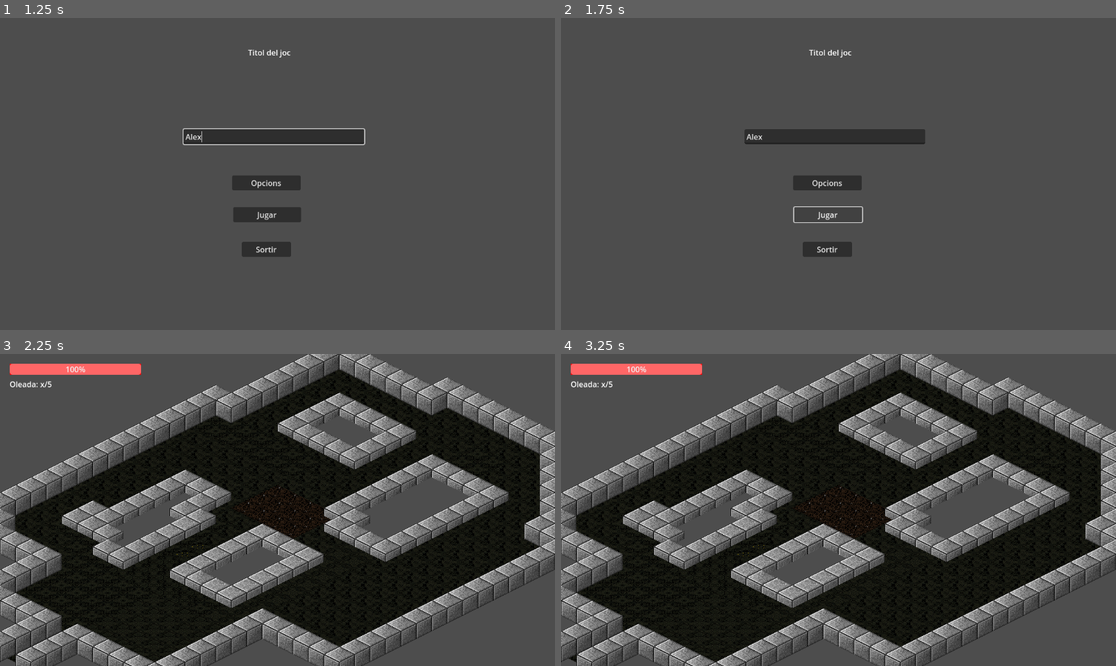
Above: before the commit, frames 1-4 (two rows, left to right).
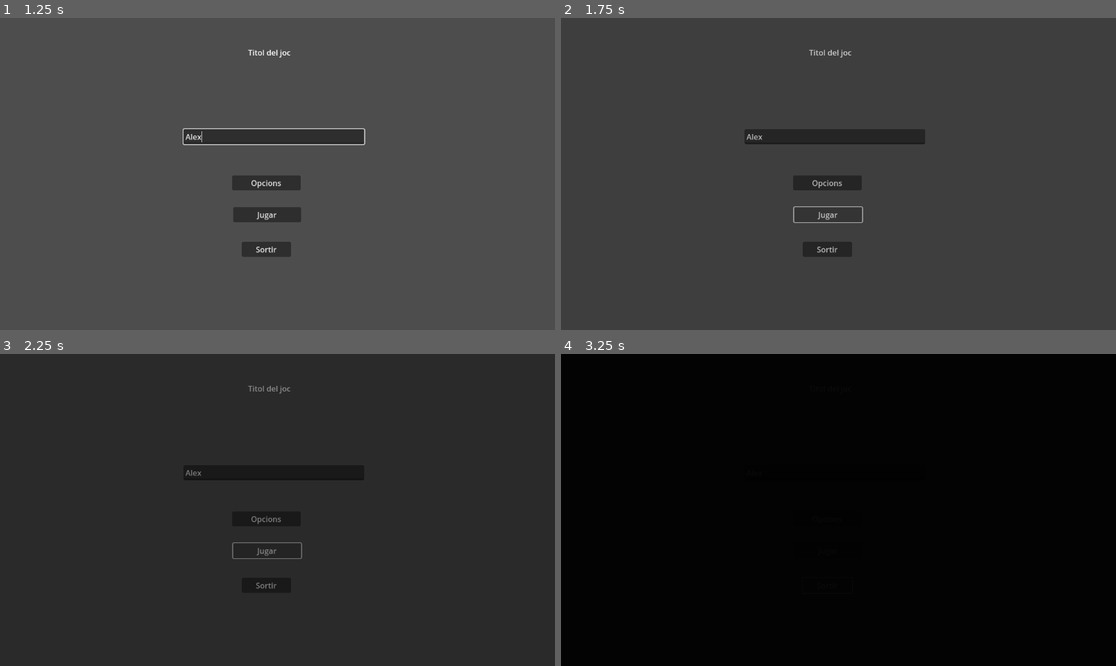
Above: after the commit, the same moments.

Repository: alzaaa6/practica4_Godot
Game: Godot game, scene res://SCENES/PantallaInici.tscn
Two runs of this game, one before a commit and one after it. Both use one fixed random seed, a clock stepped at 60 frames per second and the inputs below. Sound files missing from this copy of the repository are replaced by a short silence.
Inputs (mouse positions are in pixels of both pictures, inside the frame that each line leads up to):
- Up to frame 1 (1.25 s): click (271, 136) at 0.52 s; type "Alex" at 0.6 s
- Up to frame 2 (1.75 s): click "Jugar" at 1.25 s
- Up to frame 3 (2.25 s): click (266, 550) at 2 s, where only the run after the commit has a clickable "Jugar"
- Up to frame 4 (3.25 s): click (827, 584) at 2.75 s, where only the run after the commit has a clickable "Sortir"

Frame 1 is identical in both runs. In frame 2, 0.3% of the frame differs, in the area x 33-55%, y 10-76%; in frame 3, 84%, in the area x 0-100%, y 0-100%; in frame 4, 70%.

Commit message:
Soroll i animació play fetes

Diff:
--- a/SCENES/PantallaInici.tscn
+++ b/SCENES/PantallaInici.tscn
@@ -1,7 +1,45 @@
-[gd_scene load_steps=3 format=3 uid="uid://cv71byyv6d6sp"]
+[gd_scene load_steps=7 format=3 uid="uid://cv71byyv6d6sp"]
 
 [ext_resource type="Script" uid="uid://vmqh3mec2p0n" path="res://SCRIPTS/pantalla_inici.gd" id="1_8vxt6"]
 [ext_resource type="AudioStream" uid="uid://d070rs5h2olrx" path="res://ASSETS/SOUNDS/sonido_opciones_menu.ogg" id="2_h4djb"]
+[ext_resource type="AudioStream" uid="uid://dkoriaugdafot" path="res://ASSETS/SOUNDS/boton-empezar-a-jugar.ogg" id="3_1rr07"]
+
+[sub_resource type="Animation" id="Animation_1rr07"]
+resource_name = "fade_to_black"
+length = 2.0
+tracks/0/type = "value"
+tracks/0/imported = false
+tracks/0/enabled = true
+tracks/0/path = NodePath("Fade:color")
+tracks/0/interp = 1
+tracks/0/loop_wrap = true
+tracks/0/keys = {
+"times": PackedFloat32Array(0.033333335, 2),
+"transitions": PackedFloat32Array(1, 1),
+"update": 0,
+"values": [Color(0, 0, 0, 0), Color(0, 0, 0, 1)]
+}
+
+[sub_resource type="Animation" id="Animation_8du45"]
+length = 0.001
+tracks/0/type = "value"
+tracks/0/imported = false
+tracks/0/enabled = true
+tracks/0/path = NodePath("Fade:color")
+tracks/0/interp = 1
+tracks/0/loop_wrap = true
+tracks/0/keys = {
+"times": PackedFloat32Array(0),
+"transitions": PackedFloat32Array(1),
+"update": 0,
+"values": [Color(0, 0, 0, 0)]
+}
+
+[sub_resource type="AnimationLibrary" id="AnimationLibrary_8a4tf"]
+_data = {
+&"RESET": SubResource("Animation_8du45"),
+&"fade_to_black": SubResource("Animation_1rr07")
+}
 
 [node name="PantallaInici" type="Control"]
 layout_mode = 3
@@ -58,6 +96,26 @@
 stream = ExtResource("2_h4djb")
 bus = &"SFX"
 
+[node name="SFXPlay" type="AudioStreamPlayer2D" parent="."]
+stream = ExtResource("3_1rr07")
+bus = &"SFX"
+
+[node name="Fade" type="ColorRect" parent="."]
+layout_mode = 1
+anchors_preset = 15
+anchor_right = 1.0
+anchor_bottom = 1.0
+grow_horizontal = 2
+grow_vertical = 2
+mouse_filter = 2
+color = Color(0, 0, 0, 0)
+
+[node name="AnimationPlayer" type="AnimationPlayer" parent="Fade"]
+root_node = NodePath("../..")
+libraries = {
+&"": SubResource("AnimationLibrary_8a4tf")
+}
+
 [connection signal="pressed" from="Btn_Options" to="." method="_on_btn_options_pressed"]
 [connection signal="pressed" from="BtnPlay" to="." method="_on_btn_play_pressed"]
 [connection signal="pressed" from="BtnSortir" to="." method="_on_btn_sortir_pressed"]
--- a/SCRIPTS/pantalla_inici.gd
+++ b/SCRIPTS/pantalla_inici.gd
@@ -1,12 +1,15 @@
 extends Control
 
 @onready var sfx_player: AudioStreamPlayer2D = $SFXPlayer
+@onready var fade: ColorRect = $Fade
+@onready var anim: AnimationPlayer = $Fade/AnimationPlayer
+@onready var sfx_jugar: AudioStreamPlayer2D = $SFXPlay
 
 
 
 # Called when the node enters the scene tree for the first time.
 func _ready() -> void:
-	pass # Replace with function body.
+	pass
 
 
 # Called every frame. 'delta' is the elapsed time since the previous frame.
@@ -21,8 +24,9 @@
 
 
 func _on_btn_play_pressed() -> void:
-	sfx_player.play()
-	await sfx_player.finished
+	sfx_jugar.play()
+	anim.play("fade_to_black")
+	await anim.animation_finished
 	get_tree().change_scene_to_file("res://SCENES/Joc.tscn")
 
 
Not shown, added: ASSETS/SOUNDS/boton-empezar-a-jugar.ogg.import
Not shown, added: ASSETS/SOUNDS/curacion.ogg.import
Not shown, added: ASSETS/SOUNDS/power-up.ogg.import
Not shown, added: ASSETS/SOUNDS/boton-empezar-a-jugar.ogg
Not shown, added: ASSETS/SOUNDS/curacion.ogg
Not shown, added: ASSETS/SOUNDS/power-up.ogg
